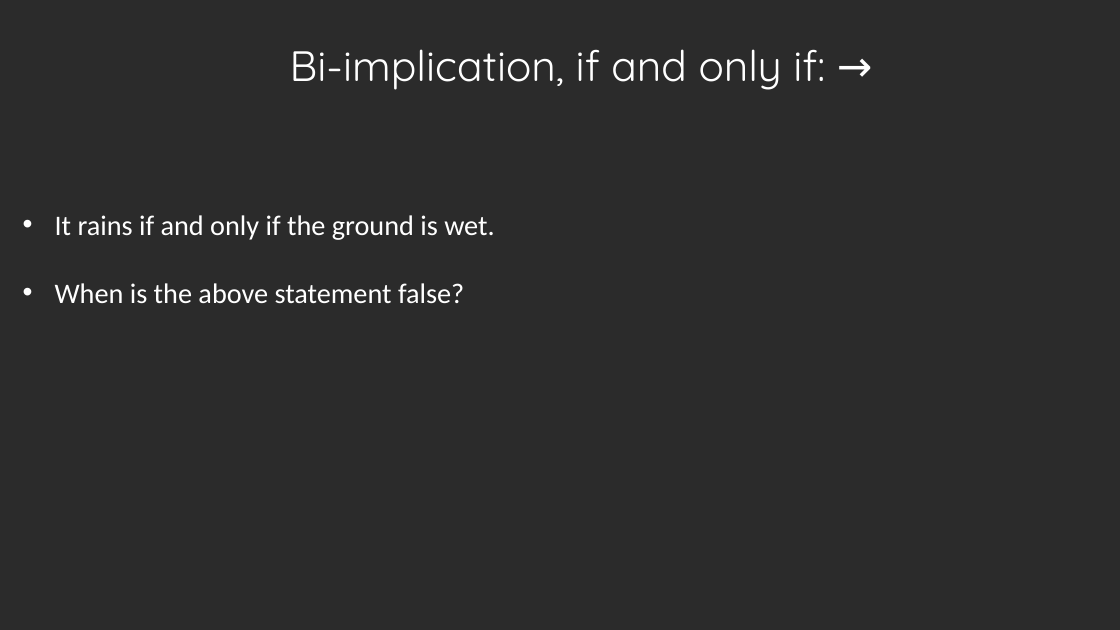
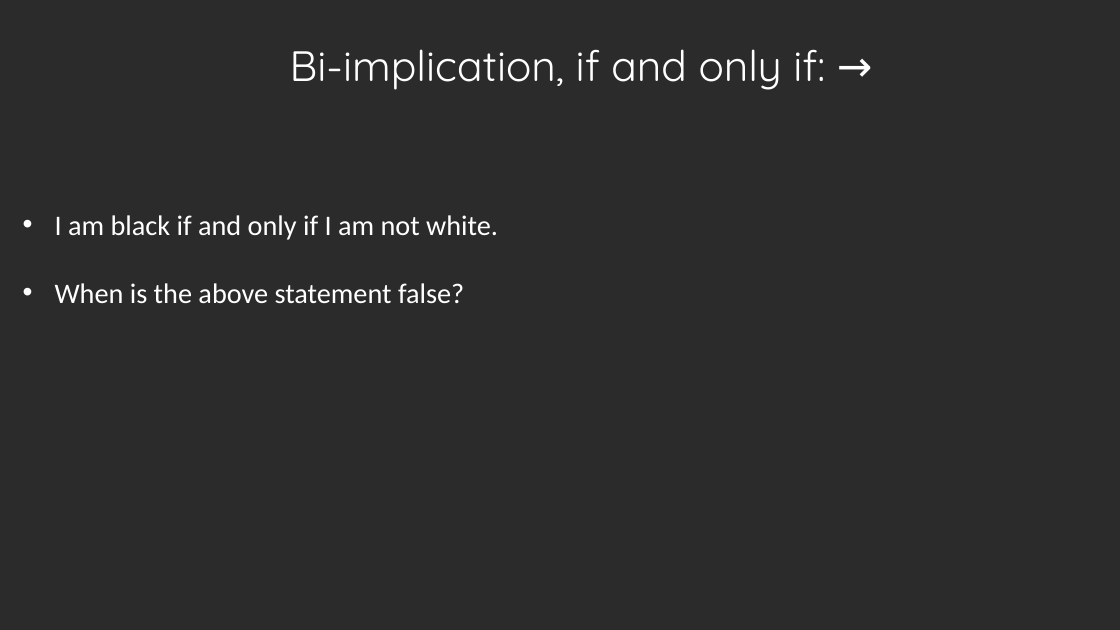
Before and after one commit to knmadnani/knmadnani.github.io, a slide deck: slide 35 of Courses/CS205M/Lec4,5.pptx. Drawn at 1120x630 pixels with LibreOffice and Linux fonts; fonts in the diff are those of the drawing; background and template pictures are left out; a plain dark background stands for a picture behind light text. Boxes give left, top, right and bottom in pixels: in the first picture for what was removed or moved away, otherwise in the second. Text is boxed around its words. In the diff, an @@ line names an element or a change of style, - is before the commit and + after.

```diff
--- a/Courses/CS205M/Lec4,5.pptx
+++ b/Courses/CS205M/Lec4,5.pptx
@@ text at (x1=55, y1=215, x2=498, y2=240): text changed @@
-• It rains if and only if the ground is wet.
+• I am black if and only if I am not white.
```
Also in this commit, not shown: 3 other slides changed, 1 other file.
